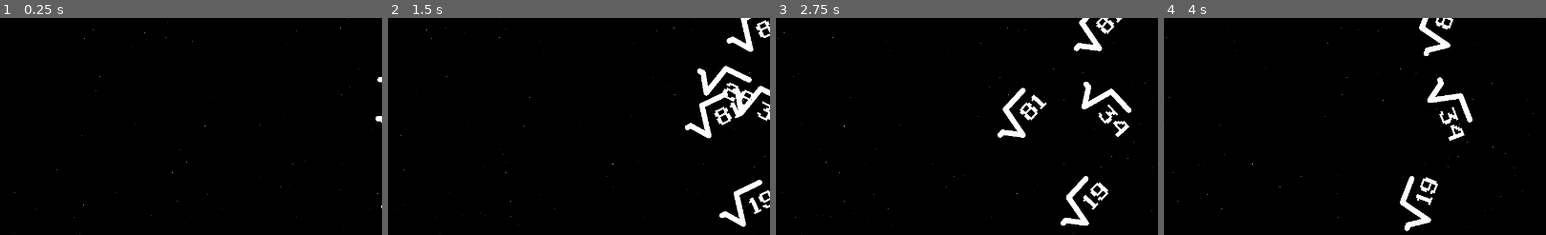
Above: before the commit, frames 1-4 (left to right).
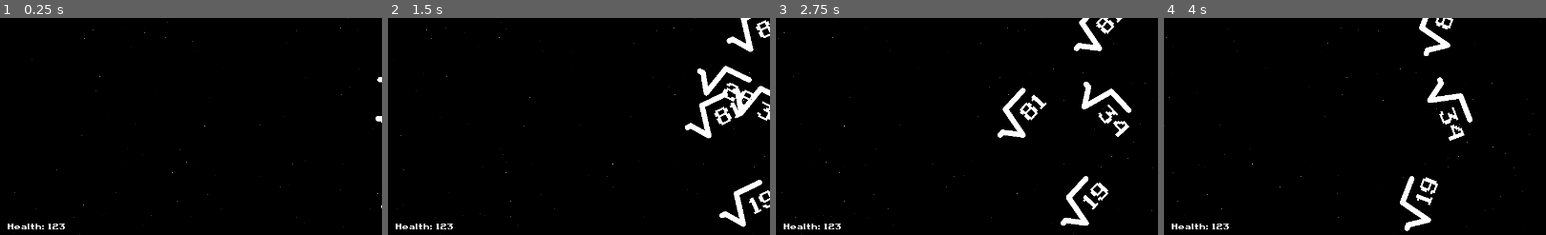
Above: after the commit, the same moments.

Repository: gingerr/ggj-2023-roots-one
Game: Godot game, scene res://Game.tscn
Same seed, same stepped clock (60 frames per second), same inputs: the game is played once before the commit and once after it.
Inputs:
- Up to frame 1 (0.25 s): no input
- Up to frame 2 (1.5 s): hold Right (ui_right) 0.53-1.28 s; tap Space (ui_select) at 0.77 s; hold Down (ui_down) from 1.28 s (still down)
- Up to frame 3 (2.75 s): tap Space (ui_select) at 1.52 s; release Down (ui_down) at 2.03 s; hold Right (ui_right) from 2.03 s (still down)
- Up to frame 4 (4 s): release Right (ui_right) at 2.78 s; hold Up (ui_up) 2.78-3.53 s; tap Space (ui_select) at 3.02, 3.77 s; hold Left (ui_left) from 3.53 s (still down)
The pictures show only the part of the screen within x 45-95%, y 50-100%; the shares and areas given below are measured in that part.

The runs differ from the first frame. In frame 1, 0.3% of the frame differs, in the area x 2-17%, y 94-98%; in frame 2, 0.3%; in frame 3, 0.3%; in frame 4, 0.3%.

Commit message:
improves hud

Diff:
--- a/HUD.gd
+++ b/HUD.gd
@@ -1,10 +1,14 @@
+class_name HUD
 extends CanvasLayer
 
+export var topHeight: int
+export var bottomHeight: int
 export var time: float
 export var score: int
 
 func _ready():
-	reset()
+	setTopBottomHeight()
+	resetGameValues()
 
 func _process(delta: float):
 	time += delta
@@ -24,7 +28,13 @@
 	var seconds := fmod(time, 60)
 	return "%02d:%02d" % [minutes, seconds]
 
-func reset():
+func resetGameValues():
 	time = 0.0
 	score = 0
 	updateHUD()
+
+func setTopBottomHeight():
+	var topSize = get_node('%Top').get_combined_minimum_size();
+	var bottomSize = get_node('%Bottom').get_combined_minimum_size();
+	topHeight = topSize.y;
+	bottomHeight = bottomSize.y;
--- a/HUD.tscn
+++ b/HUD.tscn
@@ -29,12 +29,13 @@
 margin_right = 1395.0
 margin_bottom = 795.0
 
-[node name="HBoxContainer" type="HBoxContainer" parent="MarginContainer/VBoxContainer"]
+[node name="Top" type="HBoxContainer" parent="MarginContainer/VBoxContainer"]
+unique_name_in_owner = true
 margin_right = 1390.0
 margin_bottom = 21.0
 size_flags_vertical = 0
 
-[node name="Fps" type="Label" parent="MarginContainer/VBoxContainer/HBoxContainer"]
+[node name="Fps" type="Label" parent="MarginContainer/VBoxContainer/Top"]
 unique_name_in_owner = true
 margin_right = 460.0
 margin_bottom = 21.0
@@ -42,7 +43,7 @@
 custom_fonts/font = SubResource( 4 )
 text = "FPS"
 
-[node name="Score" type="Label" parent="MarginContainer/VBoxContainer/HBoxContainer"]
+[node name="Score" type="Label" parent="MarginContainer/VBoxContainer/Top"]
 unique_name_in_owner = true
 margin_left = 665.0
 margin_right = 724.0
@@ -52,7 +53,7 @@
 text = "Score"
 align = 1
 
-[node name="Time" type="Label" parent="MarginContainer/VBoxContainer/HBoxContainer"]
+[node name="Time" type="Label" parent="MarginContainer/VBoxContainer/Top"]
 unique_name_in_owner = true
 margin_left = 1349.0
 margin_right = 1390.0
@@ -60,3 +61,27 @@
 size_flags_horizontal = 10
 custom_fonts/font = ExtResource( 2 )
 text = "Time"
+
+[node name="Middle" type="HBoxContainer" parent="MarginContainer/VBoxContainer"]
+unique_name_in_owner = true
+margin_top = 25.0
+margin_right = 1390.0
+margin_bottom = 765.0
+size_flags_horizontal = 3
+size_flags_vertical = 3
+
+[node name="Bottom" type="HBoxContainer" parent="MarginContainer/VBoxContainer"]
+unique_name_in_owner = true
+margin_top = 769.0
+margin_right = 1390.0
+margin_bottom = 790.0
+
+[node name="Label" type="Label" parent="MarginContainer/VBoxContainer/Bottom"]
+margin_right = 1390.0
+margin_bottom = 21.0
+size_flags_horizontal = 3
+size_flags_vertical = 7
+custom_fonts/font = ExtResource( 2 )
+text = "Health: 123"
+align = 1
+valign = 2
--- a/project.godot
+++ b/project.godot
@@ -14,6 +14,11 @@
 "language": "GDScript",
 "path": "res://Bullet.gd"
 }, {
+"base": "CanvasLayer",
+"class": "HUD",
+"language": "GDScript",
+"path": "res://HUD.gd"
+}, {
 "base": "KinematicBody2D",
 "class": "Player",
 "language": "GDScript",
@@ -26,6 +31,7 @@
 } ]
 _global_script_class_icons={
 "Bullet": "",
+"HUD": "",
 "Player": "",
 "Utils": ""
 }
